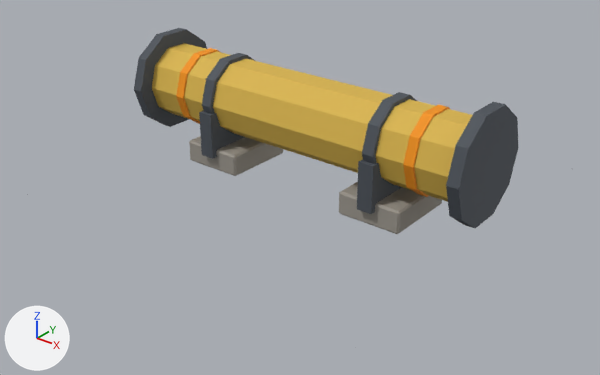
Two versions of the glTF model export/tuyau_droit_t2.glb, one commit apart.
Before and after are seen from a 50 mm lens placed at (1.194, -1.529, 0.922), pointed at (0.024, -0.067, 0.016). The axes (+X, +Y, +Z) are drawn at lower left. The lights are the same throughout. The first picture is the older version. Vertices at exactly the same position are counted once.

Objects in the first picture: 'pieces_acier_sombre.044', 'pieces_beton.044', 'pieces_laiton.014', 'pieces_rive_t2.014'.
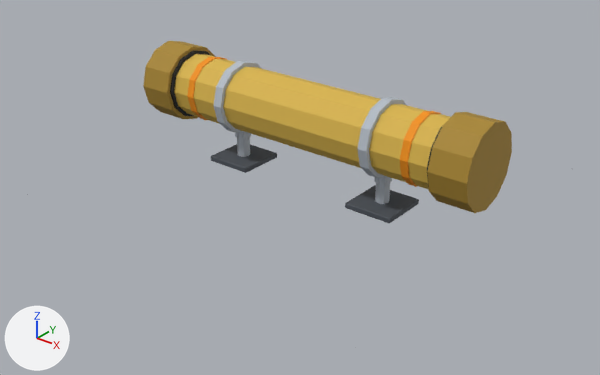
The change, as a diff of the scene's bpy script:
```diff
--- a/export/tuyau_droit_t2.glb.py
+++ b/export/tuyau_droit_t2.glb.py
@@ me_pieces_acier_054 @@
-me_pieces_acier_054.from_pydata(...)  # 96 vertices, 144 faces; spans x -0.489..0.489, y -0.114..0.114, z 0.051..0.309
-me_pieces_acier_054.materials.append(mat_acier)  # grey #8a929c
+me_pieces_acier_054.from_pydata(...)  # 48 vertices, 88 faces; spans x -0.494..0.494, y -0.104..0.104, z 0.076..0.284
+# me_pieces_acier_054 part 2: a new loose piece, a 12-sided cylinder along x spanning x -0.494..-0.4, y -0.104..0.104, z 0.076..0.284, in mat_laiton_sombre (yellow #a8862e)
+# me_pieces_acier_054 part 3: a new loose piece, a 12-sided cylinder along x spanning x 0.4..0.494, y -0.104..0.104, z 0.076..0.284, in mat_laiton_sombre (yellow #a8862e)
+# other edits to the shape of me_pieces_acier_054 do not show in these pictures
+me_pieces_acier_054.materials.append(mat_laiton_sombre)  # yellow #a8862e
@@ me_pieces_laiton_014 @@
-me_pieces_laiton_014.from_pydata(...)  # 30 vertices, 66 faces; spans x -0.465..0.465, y -0.1..0.1, z 0.085..0.275
+me_pieces_laiton_014.from_pydata(...)  # 36 vertices, 82 faces; spans x -0.475..0.475, y -0.085..0.085, z 0.095..0.265
+# me_pieces_laiton_014 part 1: the whole mesh is rebuilt
 me_pieces_laiton_014.materials.append(mat_laiton)
@@ me_pieces_rive_t2_014 @@
-me_pieces_rive_t2_014.from_pydata(...)  # 40 vertices, 72 faces; spans x -0.365..0.365, y -0.104..0.104, z 0.081..0.279
-me_pieces_rive_t2_014.materials.append(mat_rive_t2)  # orange #f39200
+me_pieces_rive_t2_014.from_pydata(...)  # 48 vertices, 88 faces; spans x -0.4..0.4, y -0.094..0.094, z 0.087..0.274
+# me_pieces_rive_t2_014 part 4: a new loose piece, a 12-sided cylinder along x spanning x -0.4..-0.3925, y -0.0935..0.0935, z 0.0865..0.2735, in mat_noir (black #18191c)
+# me_pieces_rive_t2_014 part 5: a new loose piece, a 12-sided cylinder along x spanning x 0.3925..0.4, y -0.0935..0.0935, z 0.0865..0.2735, in mat_noir (black #18191c)
+# me_pieces_rive_t2_014 part 6: the loose piece of 20 vertices spanning x -0.365..-0.34, y -0.104..0.104, z 0.081..0.279 is deleted
+# me_pieces_rive_t2_014 part 7: the loose piece of 20 vertices spanning x 0.34..0.365, y -0.104..0.104, z 0.081..0.279 is deleted
+me_pieces_rive_t2_014.materials.append(mat_noir)  # black #18191c
@@ ob_pieces_acier_sombre_044 @@
-ob_pieces_acier_sombre_044 = bpy.data.objects.new('pieces_acier_sombre.044', me_pieces_acier_sombre_062)
@@ ob_pieces_beton_044 @@
-ob_pieces_beton_044 = bpy.data.objects.new('pieces_beton.044', me_pieces_beton_062)
@@ ob_pieces_rive_t2_016 @@
+ob_pieces_rive_t2_016 = bpy.data.objects.new('pieces_rive_t2.016', me_pieces_rive_t2_030)  # a 12-sided cylinder along x spanning x -0.34..-0.32, y -0.088..0.088, z 0.092..0.268; a 12-sided cylinder along x spanning x 0.32..0.34, y -0.088..0.088, z 0.092..0.268; in mat_rive_t2 (orange #f39200)
+ob_pieces_rive_t2_016.location = (0.0, 0.0, 0.0)
@@ ob_pieces_gris_clair_014 @@
+ob_pieces_gris_clair_014 = bpy.data.objects.new('pieces_gris_clair.014', me_pieces_gris_clair_014)  # a 12-sided cylinder along x spanning x -0.238..-0.212, y -0.095..0.095, z 0.085..0.275; an 8-sided cylinder along z spanning x -0.242..-0.208, y -0.018..0.018, z 0.015..0.085; a box spanning x -0.24..-0.21, y -0.015..0.015, z 0.067..0.092; a 12-sided cylinder along x spanning x 0.212..0.238, y -0.095..0.095, z 0.085..0.275; an 8-sided cylinder along z spanning x 0.208..0.242, y -0.018..0.018, z 0.015..0.085; a box spanning x 0.21..0.24, y -0.015..0.015, z 0.067..0.092; in mat_gris_clair (light grey #b4bcc6)
+ob_pieces_gris_clair_014.location = (0.0, 0.0, 0.0)
@@ ob_pieces_acier_sombre_050 @@
+ob_pieces_acier_sombre_050 = bpy.data.objects.new('pieces_acier_sombre.050', me_pieces_acier_sombre_106)  # 48 vertices, 88 faces; spans x -0.29..0.29, y -0.065..0.065, z 0.0..0.015; in mat_acier_sombre (dark grey #4a5058)
+ob_pieces_acier_sombre_050.location = (0.0, 0.0, 0.0)
```

Boxes (x1, y1, x2, y2) around the edits, measured in the pictures (600 x 375 px):
'pieces_laiton.014', reshaped
    before: (152, 43, 472, 202)
    after: (174, 54, 450, 190)
'pieces_acier_sombre.044', deleted
    before: (134, 28, 518, 228)
'pieces_beton.044', deleted
    before: (189, 136, 442, 234)
'pieces_gris_clair.014', added
    after: (213, 61, 406, 204)
'pieces_acier_sombre.050', added
    after: (211, 144, 419, 224)
'pieces_rive_t2.014', reshaped, recoloured (8% shorter)
    before: (176, 48, 450, 197)
    after: (170, 50, 442, 187)
'pieces_rive_t2.016', added
    after: (187, 57, 441, 187)
part 2 of me_pieces_acier_054, added
    after: (143, 41, 216, 119)
part 3 of me_pieces_acier_054, added
    after: (427, 112, 512, 213)
part 4 of me_pieces_rive_t2_014, added
    after: (170, 50, 211, 116)
part 5 of me_pieces_rive_t2_014, added (mostly hidden)
    after: (427, 127, 442, 187)
part 6 of me_pieces_rive_t2_014, deleted (orange)
    before: (176, 48, 220, 124)
part 7 of me_pieces_rive_t2_014, deleted (orange)
    before: (403, 105, 450, 197)
